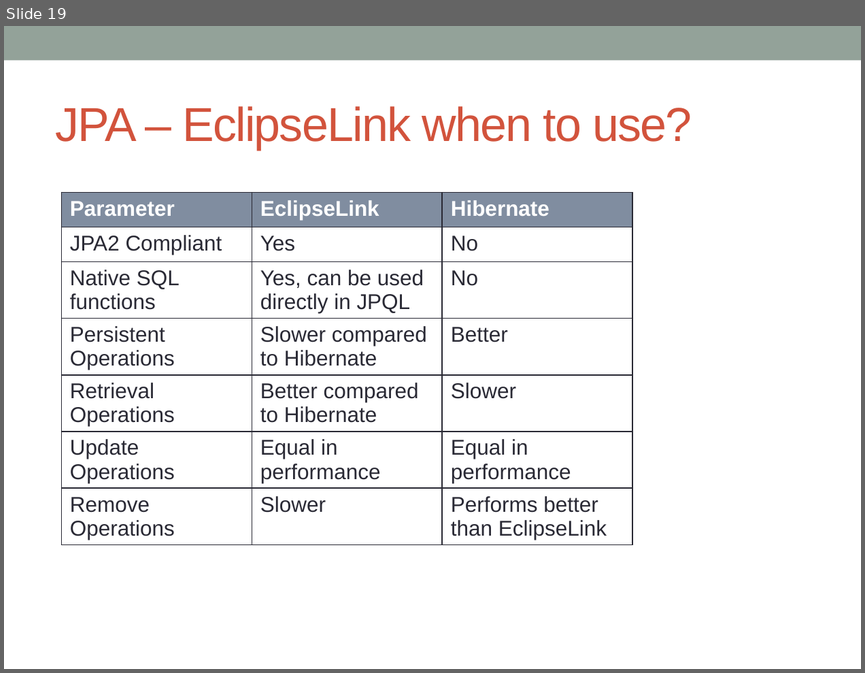
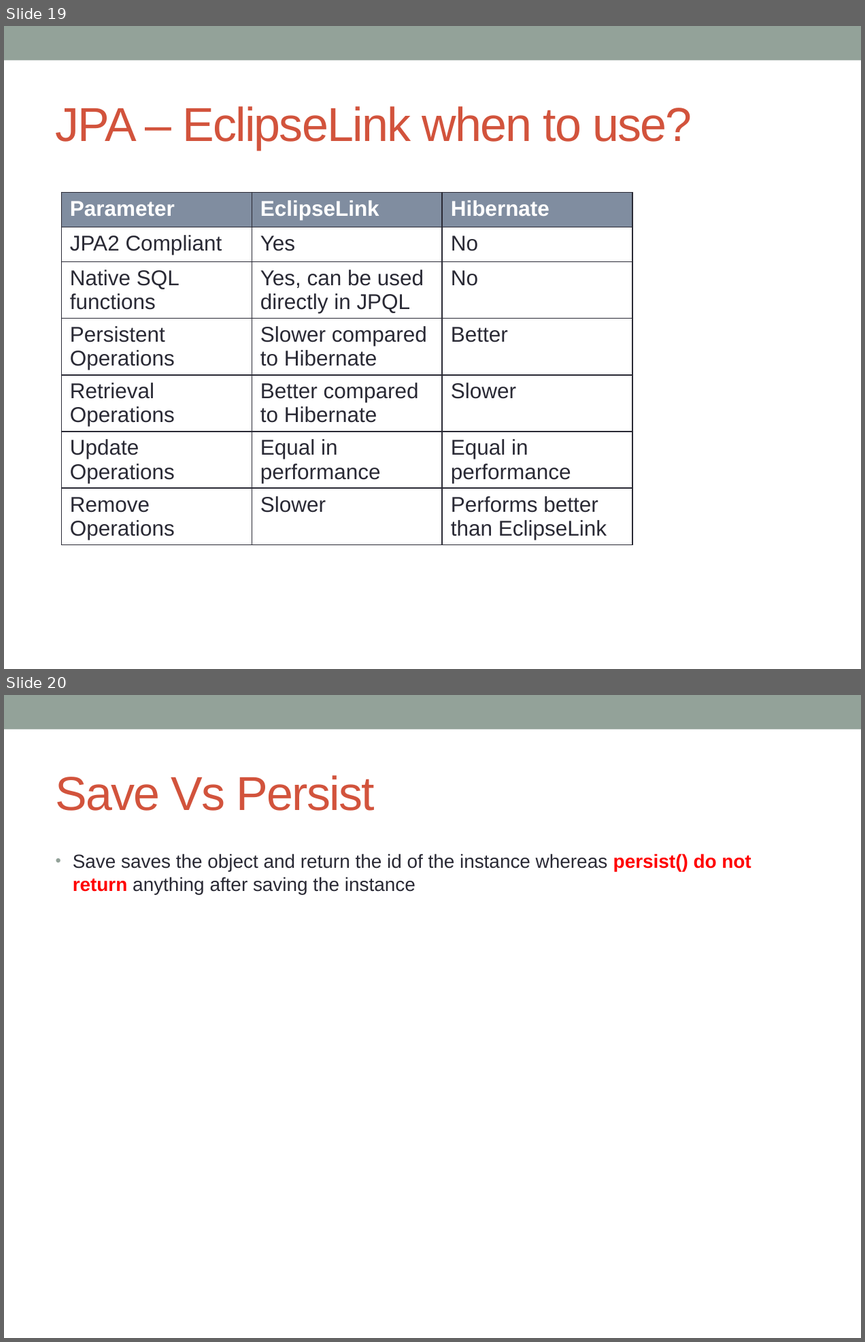
Before and after one commit to notionquest/ProjectDocumentation, a slide deck: Hibernate.pptx. Shown one above the other, each under a label of ours: slide 19 before the commit, slides 19 and 20 after it. The pictures are 865x673 and 865x1342 pixels, drawn with LibreOffice and Linux fonts; fonts in the diff are those of the drawing. Boxes give left, top, right and bottom in pixels: in the first picture for what was removed or moved away, otherwise in the second. Text is boxed around its words. In the diff, an @@ line names an element or a change of style, - is before the commit and + after.

Commit message:
Hibernate session object

```diff
--- a/Hibernate.pptx
+++ b/Hibernate.pptx
@@ slide 20 added at <box>4,695,861,1338</box>, background #FFFFFF; not listed: 1 template element that a slide beside it also shows @@
@@ title added at <box>56,775,375,811</box>, 40 pt, text #D2533C @@
+Save Vs Persist
@@ text added at <box>73,853,751,894</box>, 16 pt, text #292934 @@
+• Save saves the object and return the id of the instance whereas persist() do not return anything after saving the instance
```
Also in this commit, not shown: 1 slide changed.
